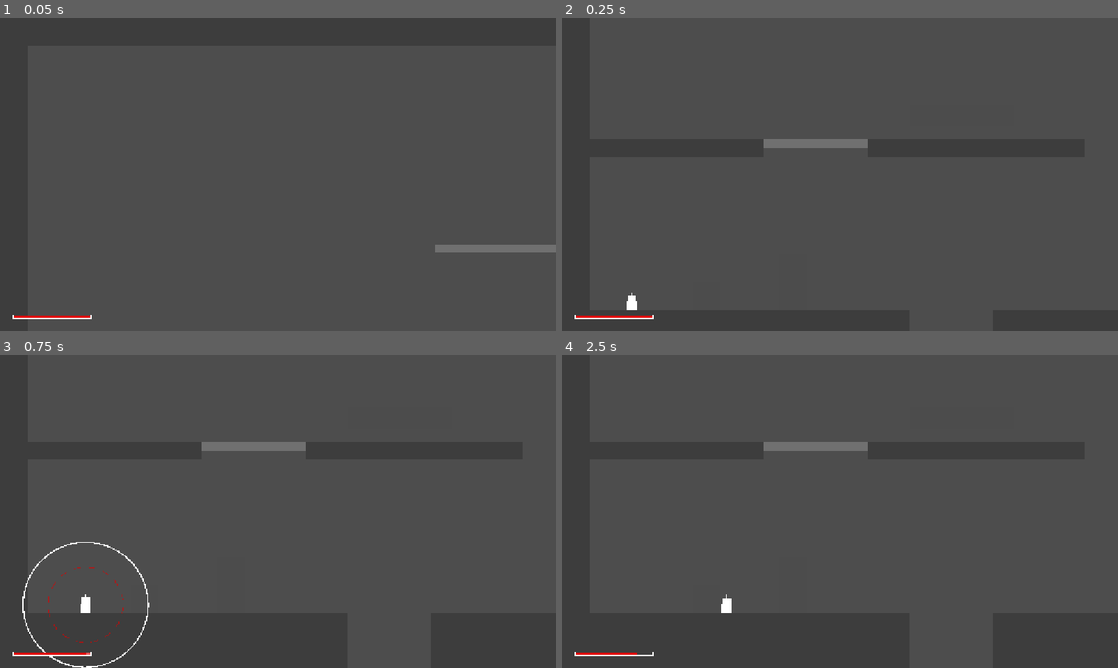
Above: before the commit, frames 1-4 (two rows, left to right).
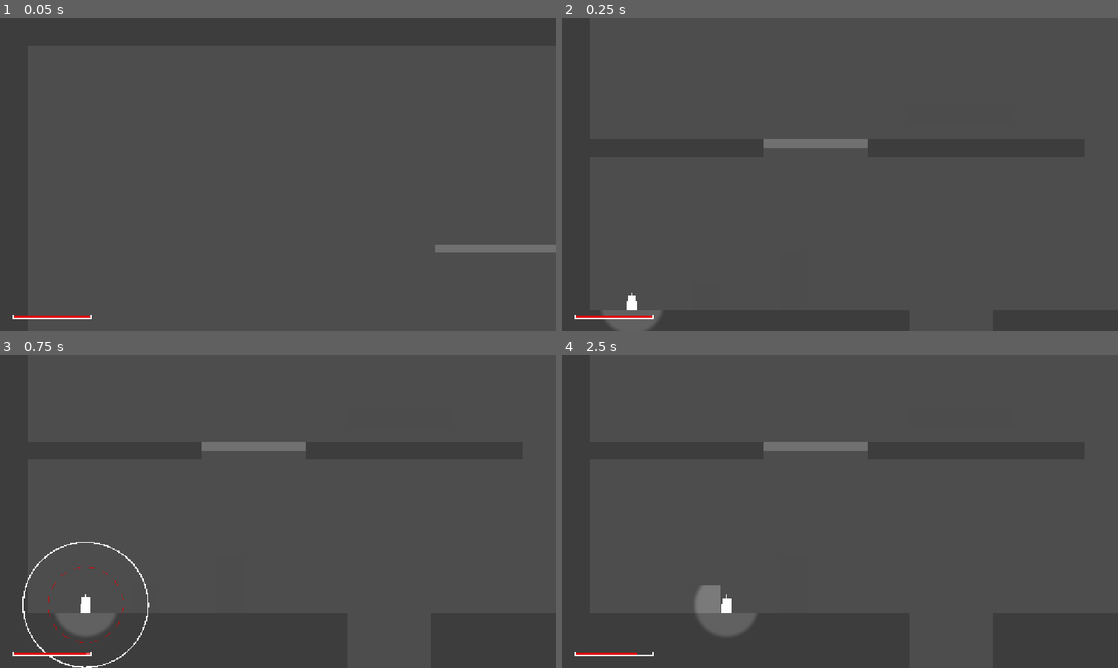
Above: after the commit, the same moments.

Repository: Joshuamathewj2/Signal-Lost
Game: Godot game, scene res://sandbox/sandbox_player.tscn
The game is run twice, just before and just after one commit, with the same random seed, the same clock (stepped at 60 frames per second) and the same inputs. This scene is started directly instead of the project's main scene.
Inputs (mouse positions are in pixels of both pictures, inside the frame that each line leads up to):
- Up to frame 1 (0.05 s): no input
- Up to frame 2 (0.25 s): no input
- Up to frame 3 (0.75 s): tap Enter at 0.5 s; move the mouse to (400, 495) at 0.52 s; press the mouse at (400, 495) at 0.53 s; hold D (move_right) from 0.53 s (still down)
- Up to frame 4 (2.5 s): tap Space (jump) at 0.77, 1.52 s; tap 1 at 0.8, 1.35 s; move the mouse to (728, 527) at 1.27 s; release the mouse at (728, 527) at 1.28 s; tap 2 at 1.55, 2.1 s; move the mouse to (895, 442) at 2.02 s; release D (move_right) at 2.03 s; hold A (move_left) from 2.03 s (still down); tap 3 at 2.3 s

Frame 1 is identical in both runs. In frame 2, 0.5% of the frame differs, in the area x 7-18%, y 93-100%; in frame 3, 0.6%; in frame 4, 1.0%, in the area x 23-35%, y 73-90%.

Commit message:
P2-T7: sonar sandbox

Diff:
--- /dev/null
+++ b/sandbox/sandbox_sonar.gd
@@ -0,0 +1,111 @@
+class_name SandboxSonar
+extends Node2D
+
+const PULSE_WHISPER: PulseProfile = preload("res://resources/pulses/pulse_whisper.tres")
+const PULSE_NORMAL: PulseProfile = preload("res://resources/pulses/pulse_normal.tres")
+const PULSE_SCREAM: PulseProfile = preload("res://resources/pulses/pulse_scream.tres")
+
+@onready var camera_rig: CameraRig = $CameraRig
+@onready var sonar_system: SonarSystem = $SonarSystem
+@onready var canvas_modulate: CanvasModulate = $CanvasModulate
+@onready var background_root: Node2D = $BackgroundRoot
+@onready var solids: Node2D = $Solids
+@onready var one_ways: Node2D = $OneWays
+@onready var sonar_air: ColorRect = $SonarAir
+@onready var player: Player = $Player
+
+func _ready() -> void:
+	if camera_rig != null:
+		camera_rig.set_limits(Rect2i(0, 0, 1280, 720))
+
+	if background_root != null:
+		BackgroundBuilder.build(background_root, Rect2(0, 0, 1280, 720), 42)
+
+	if sonar_system != null and sonar_air != null:
+		sonar_system.air_material = sonar_air.material as ShaderMaterial
+
+	_generate_edges()
+
+func _generate_edges() -> void:
+	var rng: RandomNumberGenerator = RandomNumberGenerator.new()
+	rng.seed = 1337
+
+	# Generate edges for solid polygons
+	if solids != null:
+		for child in solids.get_children():
+			if child is Polygon2D:
+				var poly: Polygon2D = child as Polygon2D
+				var pts: PackedVector2Array = poly.polygon
+				var n: int = pts.size()
+				for i in range(n):
+					var p0: Vector2 = poly.global_position + pts[i]
+					var p1: Vector2 = poly.global_position + pts[(i + 1) % n]
+					# Horizontal top edge test: left to right with y0 == y1
+					var is_top: bool = absf(p0.y - p1.y) < 1.0 and (p1.x > p0.x)
+					var edge_node: Node2D = EdgeLineFactory.make_edge(p0, p1, is_top, rng)
+					add_child(edge_node)
+
+	# Generate edges for one-way platforms (top edge only)
+	if one_ways != null:
+		for child in one_ways.get_children():
+			if child is CollisionShape2D:
+				var col: CollisionShape2D = child as CollisionShape2D
+				if col.shape is RectangleShape2D:
+					var rect_shape: RectangleShape2D = col.shape as RectangleShape2D
+					var half_sz: Vector2 = rect_shape.size * 0.5
+					var p_left: Vector2 = col.global_position + Vector2(-half_sz.x, -half_sz.y)
+					var p_right: Vector2 = col.global_position + Vector2(half_sz.x, -half_sz.y)
+					var edge_node: Node2D = EdgeLineFactory.make_edge(p_left, p_right, true, rng)
+					add_child(edge_node)
+
+func _unhandled_input(event: InputEvent) -> void:
+	if not (event is InputEventKey):
+		return
+	var key_event: InputEventKey = event as InputEventKey
+	if not key_event.is_pressed() or key_event.is_echo():
+		return
+
+	match key_event.keycode:
+		KEY_1:
+			_spawn_pulse(PULSE_WHISPER)
+		KEY_2:
+			_spawn_pulse(PULSE_NORMAL)
+		KEY_3:
+			_spawn_pulse(PULSE_SCREAM)
+		KEY_C:
+			if canvas_modulate != null:
+				canvas_modulate.visible = not canvas_modulate.visible
+		KEY_L:
+			_spawn_random_bubbles()
+		KEY_Q:
+			_toggle_sonar_quality()
+
+func _spawn_pulse(profile: PulseProfile) -> void:
+	if sonar_system != null and player != null and profile != null:
+		sonar_system.spawn(profile, player.global_position)
+
+func _spawn_random_bubbles() -> void:
+	if sonar_system == null:
+		return
+	var rng: RandomNumberGenerator = RandomNumberGenerator.new()
+	rng.randomize()
+	var profiles: Array[PulseProfile] = [PULSE_WHISPER, PULSE_NORMAL, PULSE_SCREAM]
+	for i in range(6):
+		var pos: Vector2 = Vector2(rng.randf_range(120.0, 1160.0), rng.randf_range(120.0, 600.0))
+		var prof: PulseProfile = profiles[rng.randi() % profiles.size()]
+		sonar_system.spawn(prof, pos)
+
+func _toggle_sonar_quality() -> void:
+	if GameConfig == null or GameConfig.data == null:
+		return
+	if GameConfig.data.sonar_quality == GameConfigData.Quality.HIGH:
+		GameConfig.data.sonar_quality = GameConfigData.Quality.LOW
+		DebugFlags.log("sonar", "Sonar Quality: LOW")
+	else:
+		GameConfig.data.sonar_quality = GameConfigData.Quality.HIGH
+		DebugFlags.log("sonar", "Sonar Quality: HIGH")
+
+	if sonar_system != null:
+		for b in sonar_system.pool:
+			if b != null and b.light != null:
+				b.light.shadow_enabled = (GameConfig.data.sonar_quality != GameConfigData.Quality.LOW)
--- /dev/null
+++ b/sandbox/sandbox_sonar.tscn
@@ -0,0 +1,391 @@
+[gd_scene format=3 uid="uid://csandbox_sonar_01"]
+
+[ext_resource type="Script" path="res://sandbox/sandbox_sonar.gd" id="1_sb01"]
+[ext_resource type="Shader" path="res://shaders/sonar_air.gdshader" id="2_air02"]
+[ext_resource type="Shader" path="res://shaders/flat_reveal.gdshader" id="3_rev03"]
+[ext_resource type="PackedScene" path="res://scenes/sonar/sonar_system.tscn" id="4_snr04"]
+[ext_resource type="PackedScene" path="res://scenes/player/player.tscn" id="5_ply05"]
+[ext_resource type="PackedScene" path="res://scenes/fx/camera_rig.tscn" id="6_cam06"]
+[ext_resource type="PackedScene" path="res://scenes/ui/hud.tscn" id="7_hud07"]
+[ext_resource type="PackedScene" path="res://scenes/debug/debug_overlay.tscn" id="8_dbg08"]
+
+[sub_resource type="ShaderMaterial" id="ShaderMaterial_air"]
+shader = ExtResource("2_air02")
+shader_parameter/pulse_count = 0
+shader_parameter/pulse_data = PackedVector4Array(0, 0, 0, 0, 0, 0, 0, 0, 0, 0, 0, 0, 0, 0, 0, 0, 0, 0, 0, 0, 0, 0, 0, 0)
+shader_parameter/pulse_style = PackedVector4Array(0, 0, 0, 0, 0, 0, 0, 0, 0, 0, 0, 0, 0, 0, 0, 0, 0, 0, 0, 0, 0, 0, 0, 0)
+shader_parameter/arc_color = Color(1, 1, 1, 0.85)
+shader_parameter/rect_origin = Vector2(0, 0)
+
+[sub_resource type="ShaderMaterial" id="ShaderMaterial_solid"]
+shader = ExtResource("3_rev03")
+shader_parameter/tint = Color(0.05, 0.05, 0.05, 1)
+shader_parameter/rim_softness = 0.25
+shader_parameter/max_brightness = 1.0
+shader_parameter/hatch = false
+
+[sub_resource type="ShaderMaterial" id="ShaderMaterial_dummy"]
+shader = ExtResource("3_rev03")
+shader_parameter/tint = Color(1, 0.15, 0.15, 1)
+shader_parameter/rim_softness = 0.25
+shader_parameter/max_brightness = 1.0
+shader_parameter/hatch = false
+
+[sub_resource type="RectangleShape2D" id="RectangleShape2D_wall_l"]
+size = Vector2(32, 720)
+
+[sub_resource type="OccluderPolygon2D" id="OccluderPolygon2D_wall_l"]
+polygon = PackedVector2Array(0, 0, 32, 0, 32, 720, 0, 720)
+
+[sub_resource type="RectangleShape2D" id="RectangleShape2D_wall_r"]
+size = Vector2(32, 720)
+
+[sub_resource type="OccluderPolygon2D" id="OccluderPolygon2D_wall_r"]
+polygon = PackedVector2Array(1248, 0, 1280, 0, 1280, 720, 1248, 720)
+
+[sub_resource type="RectangleShape2D" id="RectangleShape2D_ceil"]
+size = Vector2(1280, 32)
+
+[sub_resource type="OccluderPolygon2D" id="OccluderPolygon2D_ceil"]
+polygon = PackedVector2Array(0, 0, 1280, 0, 1280, 32, 0, 32)
+
+[sub_resource type="RectangleShape2D" id="RectangleShape2D_fl1"]
+size = Vector2(500, 48)
+
+[sub_resource type="OccluderPolygon2D" id="OccluderPolygon2D_fl1"]
+polygon = PackedVector2Array(0, 672, 500, 672, 500, 720, 0, 720)
+
+[sub_resource type="RectangleShape2D" id="RectangleShape2D_fl2"]
+size = Vector2(300, 48)
+
+[sub_resource type="OccluderPolygon2D" id="OccluderPolygon2D_fl2"]
+polygon = PackedVector2Array(580, 672, 880, 672, 880, 720, 580, 720)
+
+[sub_resource type="RectangleShape2D" id="RectangleShape2D_fl3"]
+size = Vector2(320, 48)
+
+[sub_resource type="OccluderPolygon2D" id="OccluderPolygon2D_fl3"]
+polygon = PackedVector2Array(960, 672, 1280, 672, 1280, 720, 960, 720)
+
+[sub_resource type="RectangleShape2D" id="RectangleShape2D_step1"]
+size = Vector2(64, 32)
+
+[sub_resource type="OccluderPolygon2D" id="OccluderPolygon2D_step1"]
+polygon = PackedVector2Array(90, 640, 154, 640, 154, 672, 90, 672)
+
+[sub_resource type="RectangleShape2D" id="RectangleShape2D_step2"]
+size = Vector2(64, 64)
+
+[sub_resource type="OccluderPolygon2D" id="OccluderPolygon2D_step2"]
+polygon = PackedVector2Array(154, 608, 218, 608, 218, 672, 154, 672)
+
+[sub_resource type="RectangleShape2D" id="RectangleShape2D_mid1"]
+size = Vector2(360, 24)
+
+[sub_resource type="OccluderPolygon2D" id="OccluderPolygon2D_mid1"]
+polygon = PackedVector2Array(120, 480, 480, 480, 480, 504, 120, 504)
+
+[sub_resource type="RectangleShape2D" id="RectangleShape2D_pillar1"]
+size = Vector2(32, 168)
+
+[sub_resource type="OccluderPolygon2D" id="OccluderPolygon2D_pillar1"]
+polygon = PackedVector2Array(440, 504, 472, 504, 472, 672, 440, 672)
+
+[sub_resource type="RectangleShape2D" id="RectangleShape2D_mid2"]
+size = Vector2(320, 24)
+
+[sub_resource type="OccluderPolygon2D" id="OccluderPolygon2D_mid2"]
+polygon = PackedVector2Array(640, 440, 960, 440, 960, 464, 640, 464)
+
+[sub_resource type="RectangleShape2D" id="RectangleShape2D_pillar2"]
+size = Vector2(32, 208)
+
+[sub_resource type="OccluderPolygon2D" id="OccluderPolygon2D_pillar2"]
+polygon = PackedVector2Array(780, 464, 812, 464, 812, 672, 780, 672)
+
+[sub_resource type="RectangleShape2D" id="RectangleShape2D_upper1"]
+size = Vector2(400, 24)
+
+[sub_resource type="OccluderPolygon2D" id="OccluderPolygon2D_upper1"]
+polygon = PackedVector2Array(200, 260, 600, 260, 600, 284, 200, 284)
+
+[sub_resource type="RectangleShape2D" id="RectangleShape2D_upper2"]
+size = Vector2(388, 24)
+
+[sub_resource type="OccluderPolygon2D" id="OccluderPolygon2D_upper2"]
+polygon = PackedVector2Array(860, 220, 1248, 220, 1248, 244, 860, 244)
+
+[sub_resource type="RectangleShape2D" id="RectangleShape2D_overhang"]
+size = Vector2(160, 120)
+
+[sub_resource type="OccluderPolygon2D" id="OccluderPolygon2D_overhang"]
+polygon = PackedVector2Array(700, 32, 860, 32, 860, 152, 700, 152)
+
+[sub_resource type="RectangleShape2D" id="RectangleShape2D_ow1"]
+size = Vector2(160, 10)
+
+[sub_resource type="RectangleShape2D" id="RectangleShape2D_ow2"]
+size = Vector2(260, 10)
+
+[node name="SandboxSonar" type="Node2D"]
+script = ExtResource("1_sb01")
+
+[node name="CanvasModulate" type="CanvasModulate" parent="."]
+color = Color(0, 0, 0, 1)
+
+[node name="BackgroundRoot" type="Node2D" parent="."]
+z_index = -35
+
+[node name="SonarAir" type="ColorRect" parent="."]
+light_mask = 4
+material = SubResource("ShaderMaterial_air")
+offset_right = 1280.0
+offset_bottom = 720.0
+color = Color(1, 1, 1, 1)
+
+[node name="Solids" type="StaticBody2D" parent="."]
+collision_mask = 0
+
+[node name="WallLeft" type="CollisionShape2D" parent="Solids"]
+position = Vector2(16, 360)
+shape = SubResource("RectangleShape2D_wall_l")
+
+[node name="PolyWallL" type="Polygon2D" parent="Solids"]
+light_mask = 1
+material = SubResource("ShaderMaterial_solid")
+color = Color(0, 0, 0, 1)
+polygon = PackedVector2Array(0, 0, 32, 0, 32, 720, 0, 720)
+
+[node name="OccWallL" type="LightOccluder2D" parent="Solids"]
+occluder = SubResource("OccluderPolygon2D_wall_l")
+
+[node name="WallRight" type="CollisionShape2D" parent="Solids"]
+position = Vector2(1264, 360)
+shape = SubResource("RectangleShape2D_wall_r")
+
+[node name="PolyWallR" type="Polygon2D" parent="Solids"]
+light_mask = 1
+material = SubResource("ShaderMaterial_solid")
+color = Color(0, 0, 0, 1)
+polygon = PackedVector2Array(1248, 0, 1280, 0, 1280, 720, 1248, 720)
+
+[node name="OccWallR" type="LightOccluder2D" parent="Solids"]
+occluder = SubResource("OccluderPolygon2D_wall_r")
+
+[node name="Ceiling" type="CollisionShape2D" parent="Solids"]
+position = Vector2(640, 16)
+shape = SubResource("RectangleShape2D_ceil")
+
+[node name="PolyCeil" type="Polygon2D" parent="Solids"]
+light_mask = 1
+material = SubResource("ShaderMaterial_solid")
+color = Color(0, 0, 0, 1)
+polygon = PackedVector2Array(0, 0, 1280, 0, 1280, 32, 0, 32)
+
+[node name="OccCeil" type="LightOccluder2D" parent="Solids"]
+occluder = SubResource("OccluderPolygon2D_ceil")
+
+[node name="Floor1" type="CollisionShape2D" parent="Solids"]
+position = Vector2(250, 696)
+shape = SubResource("RectangleShape2D_fl1")
+
+[node name="PolyFl1" type="Polygon2D" parent="Solids"]
+light_mask = 1
+material = SubResource("ShaderMaterial_solid")
+color = Color(0, 0, 0, 1)
+polygon = PackedVector2Array(0, 672, 500, 672, 500, 720, 0, 720)
+
+[node name="OccFl1" type="LightOccluder2D" parent="Solids"]
+occluder = SubResource("OccluderPolygon2D_fl1")
+
+[node name="Floor2" type="CollisionShape2D" parent="Solids"]
+position = Vector2(730, 696)
+shape = SubResource("RectangleShape2D_fl2")
+
+[node name="PolyFl2" type="Polygon2D" parent="Solids"]
+light_mask = 1
+material = SubResource("ShaderMaterial_solid")
+color = Color(0, 0, 0, 1)
+polygon = PackedVector2Array(580, 672, 880, 672, 880, 720, 580, 720)
+
+[node name="OccFl2" type="LightOccluder2D" parent="Solids"]
+occluder = SubResource("OccluderPolygon2D_fl2")
+
+[node name="Floor3" type="CollisionShape2D" parent="Solids"]
+position = Vector2(1120, 696)
+shape = SubResource("RectangleShape2D_fl3")
+
+[node name="PolyFl3" type="Polygon2D" parent="Solids"]
+light_mask = 1
+material = SubResource("ShaderMaterial_solid")
+color = Color(0, 0, 0, 1)
+polygon = PackedVector2Array(960, 672, 1280, 672, 1280, 720, 960, 720)
+
+[node name="OccFl3" type="LightOccluder2D" parent="Solids"]
+occluder = SubResource("OccluderPolygon2D_fl3")
+
+[node name="Step1" type="CollisionShape2D" parent="Solids"]
+position = Vector2(122, 656)
+shape = SubResource("RectangleShape2D_step1")
+
+[node name="PolyStep1" type="Polygon2D" parent="Solids"]
+light_mask = 1
+material = SubResource("ShaderMaterial_solid")
+color = Color(0, 0, 0, 1)
+polygon = PackedVector2Array(90, 640, 154, 640, 154, 672, 90, 672)
+
+[node name="OccStep1" type="LightOccluder2D" parent="Solids"]
+occluder = SubResource("OccluderPolygon2D_step1")
+
+[node name="Step2" type="CollisionShape2D" parent="Solids"]
+position = Vector2(186, 640)
+shape = SubResource("RectangleShape2D_step2")
+
+[node name="PolyStep2" type="Polygon2D" parent="Solids"]
+light_mask = 1
+material = SubResource("ShaderMaterial_solid")
+color = Color(0, 0, 0, 1)
+polygon = PackedVector2Array(154, 608, 218, 608, 218, 672, 154, 672)
+
+[node name="OccStep2" type="LightOccluder2D" parent="Solids"]
+occluder = SubResource("OccluderPolygon2D_step2")
+
+[node name="MidPlatform1" type="CollisionShape2D" parent="Solids"]
+position = Vector2(300, 492)
+shape = SubResource("RectangleShape2D_mid1")
+
+[node name="PolyMid1" type="Polygon2D" parent="Solids"]
+light_mask = 1
+material = SubResource("ShaderMaterial_solid")
+color = Color(0, 0, 0, 1)
+polygon = PackedVector2Array(120, 480, 480, 480, 480, 504, 120, 504)
+
+[node name="OccMid1" type="LightOccluder2D" parent="Solids"]
+occluder = SubResource("OccluderPolygon2D_mid1")
+
+[node name="Pillar1" type="CollisionShape2D" parent="Solids"]
+position = Vector2(456, 588)
+shape = SubResource("RectangleShape2D_pillar1")
+
+[node name="PolyPillar1" type="Polygon2D" parent="Solids"]
+light_mask = 1
+material = SubResource("ShaderMaterial_solid")
+color = Color(0, 0, 0, 1)
+polygon = PackedVector2Array(440, 504, 472, 504, 472, 672, 440, 672)
+
+[node name="OccPillar1" type="LightOccluder2D" parent="Solids"]
+occluder = SubResource("OccluderPolygon2D_pillar1")
+
+[node name="MidPlatform2" type="CollisionShape2D" parent="Solids"]
+position = Vector2(800, 452)
+shape = SubResource("RectangleShape2D_mid2")
+
+[node name="PolyMid2" type="Polygon2D" parent="Solids"]
+light_mask = 1
+material = SubResource("ShaderMaterial_solid")
+color = Color(0, 0, 0, 1)
+polygon = PackedVector2Array(640, 440, 960, 440, 960, 464, 640, 464)
+
+[node name="OccMid2" type="LightOccluder2D" parent="Solids"]
+occluder = SubResource("OccluderPolygon2D_mid2")
+
+[node name="Pillar2" type="CollisionShape2D" parent="Solids"]
+position = Vector2(796, 568)
+shape = SubResource("RectangleShape2D_pillar2")
+
+[node name="PolyPillar2" type="Polygon2D" parent="Solids"]
+light_mask = 1
+material = SubResource("ShaderMaterial_solid")
+color = Color(0, 0, 0, 1)
+polygon = PackedVector2Array(780, 464, 812, 464, 812, 672, 780, 672)
+
+[node name="OccPillar2" type="LightOccluder2D" parent="Solids"]
+occluder = SubResource("OccluderPolygon2D_pillar2")
+
+[node name="UpperPlatform" type="CollisionShape2D" parent="Solids"]
+position = Vector2(400, 272)
+shape = SubResource("RectangleShape2D_upper1")
+
+[node name="PolyUpper1" type="Polygon2D" parent="Solids"]
+light_mask = 1
+material = SubResource("ShaderMaterial_solid")
+color = Color(0, 0, 0, 1)
+polygon = PackedVector2Array(200, 260, 600, 260, 600, 284, 200, 284)
+
+[node name="OccUpper1" type="LightOccluder2D" parent="Solids"]
+occluder = SubResource("OccluderPolygon2D_upper1")
+
+[node name="UpperLedge" type="CollisionShape2D" parent="Solids"]
+position = Vector2(1054, 232)
+shape = SubResource("RectangleShape2D_upper2")
+
+[node name="PolyUpper2" type="Polygon2D" parent="Solids"]
+light_mask = 1
+material = SubResource("ShaderMaterial_solid")
+color = Color(0, 0, 0, 1)
+polygon = PackedVector2Array(860, 220, 1248, 220, 1248, 244, 860, 244)
+
+[node name="OccUpper2" type="LightOccluder2D" parent="Solids"]
+occluder = SubResource("OccluderPolygon2D_upper2")
+
+[node name="CeilingOverhang" type="CollisionShape2D" parent="Solids"]
+position = Vector2(780, 92)
+shape = SubResource("RectangleShape2D_overhang")
+
+[node name="PolyOverhang" type="Polygon2D" parent="Solids"]
+light_mask = 1
+material = SubResource("ShaderMaterial_solid")
+color = Color(0, 0, 0, 1)
+polygon = PackedVector2Array(700, 32, 860, 32, 860, 152, 700, 152)
+
+[node name="OccOverhang" type="LightOccluder2D" parent="Solids"]
+occluder = SubResource("OccluderPolygon2D_overhang")
+
+[node name="OneWays" type="StaticBody2D" parent="."]
+collision_layer = 2
+collision_mask = 0
+
+[node name="Catwalk1" type="CollisionShape2D" parent="OneWays"]
+position = Vector2(560, 460)
+shape = SubResource("RectangleShape2D_ow1")
+one_way_collision = true
+
+[node name="Catwalk2" type="CollisionShape2D" parent="OneWays"]
+position = Vector2(730, 260)
+shape = SubResource("RectangleShape2D_ow2")
+one_way_collision = true
+
+[node name="Dummies" type="Node2D" parent="."]
+
+[node name="Dummy1" type="Polygon2D" parent="Dummies"]
+light_mask = 1
+material = SubResource("ShaderMaterial_dummy")
+position = Vector2(280, 480)
+color = Color(1, 0.15, 0.15, 1)
+polygon = PackedVector2Array(-8, -28, 8, -28, 8, 0, -8, 0)
+
+[node name="Dummy2" type="Polygon2D" parent="Dummies"]
+light_mask = 1
+material = SubResource("ShaderMaterial_dummy")
+position = Vector2(1050, 220)
+color = Color(1, 0.15, 0.15, 1)
+polygon = PackedVector2Array(-8, -28, 8, -28, 8, 0, -8, 0)
+
+[node name="Dummy3" type="Polygon2D" parent="Dummies"]
+light_mask = 1
+material = SubResource("ShaderMaterial_dummy")
+position = Vector2(720, 672)
+color = Color(1, 0.15, 0.15, 1)
+polygon = PackedVector2Array(-8, -28, 8, -28, 8, 0, -8, 0)
+
+[node name="SonarSystem" parent="." instance=ExtResource("4_snr04")]
+
+[node name="Player" parent="." instance=ExtResource("5_ply05")]
+position = Vector2(80, 630)
+
+[node name="CameraRig" parent="." node_paths=PackedStringArray("target") instance=ExtResource("6_cam06")]
+target = NodePath("../Player")
+
+[node name="HUD" parent="." instance=ExtResource("7_hud07")]
+
+[node name="DebugOverlay" parent="." instance=ExtResource("8_dbg08")]
--- a/scenes/player/player.gd
+++ b/scenes/player/player.gd
@@ -31,6 +31,9 @@
 	set_collision_mask_value(1, true)
 	set_collision_mask_value(2, true)
 	set_collision_mask_value(5, true)
+	var glow: PointLight2D = get_node_or_null("GlowLight") as PointLight2D
+	if glow != null and glow.texture == null:
+		glow.texture = RevealTextureFactory.get_texture()
 
 func die(cause: StringName) -> void:
 	if not is_alive:
--- a/scenes/player/player.tscn
+++ b/scenes/player/player.tscn
@@ -26,6 +26,15 @@
 
 [node name="Visual" parent="." instance=ExtResource("2_vis02")]
 
+[node name="GlowLight" type="PointLight2D" parent="."]
+energy = 0.6
+range_item_cull_mask = 7
+shadow_enabled = true
+shadow_filter = 2
+shadow_filter_smooth = 1.5
+shadow_item_cull_mask = 1
+texture_scale = 0.156
+
 [node name="ChargeRings" type="Node2D" parent="." node_paths=PackedStringArray("charger")]
 script = ExtResource("7_cr07")
 charger = NodePath("../PulseCharger")
Not shown, added: sandbox/sandbox_sonar.gd.uid
Not shown, added: scenes/sonar/pulse_bubble.gd.uid
Not shown, added: scenes/sonar/reveal_texture_factory.gd.uid
Not shown, added: scenes/sonar/ripple_rings.gd.uid
Not shown, added: scenes/sonar/sonar_system.gd.uid
Not shown, added: scenes/world/background_builder.gd.uid
Not shown, added: scenes/world/bg_prop_factory.gd.uid
Not shown, added: scenes/world/edge_line_factory.gd.uid
Not shown, added: shaders/edge_line.gdshader.uid
Not shown, added: shaders/flat_reveal.gdshader.uid
Not shown, added: shaders/sonar_air.gdshader.uid
Not shown, changed: CHANGELOG.md
